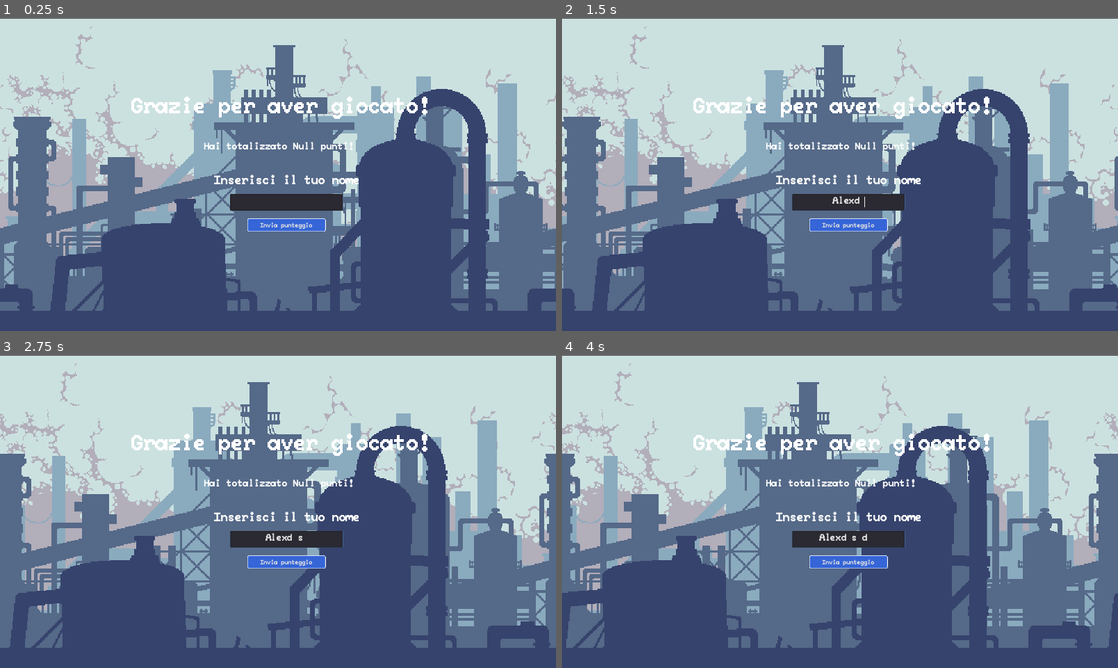
Above: before the commit, frames 1-4 (two rows, left to right).
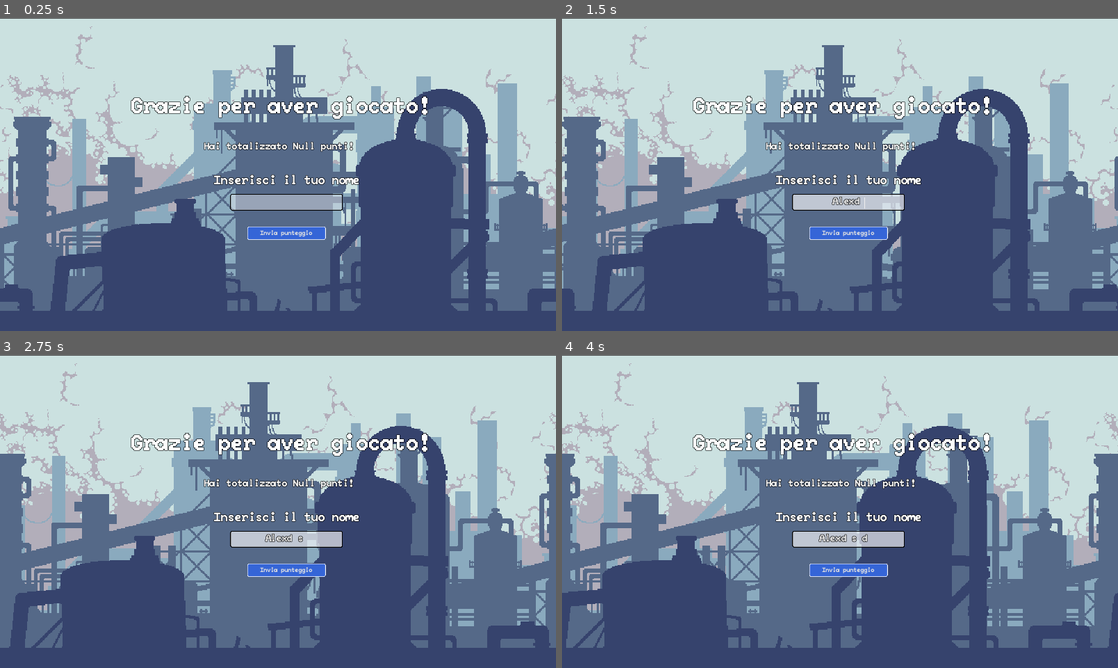
Above: after the commit, the same moments.

Repository: M4rk03/Tetris_JobOrienta
Game: Godot game, scene res://scenes/GameOver.tscn
Two runs of this game, one before a commit and one after it. Both use one fixed random seed, a clock stepped at 60 frames per second and the inputs below. This scene is started directly instead of the project's main scene.
Inputs (mouse positions are in pixels of both pictures, inside the frame that each line leads up to):
- Up to frame 1 (0.25 s): no input
- Up to frame 2 (1.5 s): click (851, 202) at 0.52 s; type "Alex" at 0.6 s; hold D (right_move) from 1.28 s (still down); tap Space (rotate) at 1.35 s
- Up to frame 3 (2.75 s): release D (right_move) at 2.03 s; hold S (down_move) from 2.03 s (still down); tap Space (rotate) at 2.1 s
- Up to frame 4 (4 s): release S (down_move) at 2.78 s; hold D (right_move) from 2.78 s (still down); tap Space (rotate) at 2.85, 3.6 s

The runs differ from the first frame. In frame 1, 3.0% of the frame differs, in the area x 23-77%, y 24-71%; in frame 2, 3.0%; in frame 3, 3.0%; in frame 4, 3.0%.
Error in both runs: Invalid get index 'score' (on base: 'Nil'). (res://scripts/scene_switcher.gd:10)

Commit message:
Modify GameOver.tscn

Diff:
--- a/file_data.json
+++ b/file_data.json
@@ -1,7 +1,5 @@
 {
 "3929088184": {"name":"Lorenzo","score":7210}
 ,
-"3929088185": {"name":"ops","score":69600}
-,
 "3929088186": {"name":"Marco","score":3400}
 }
--- a/scenes/CreditsPage.tscn
+++ b/scenes/CreditsPage.tscn
@@ -12,6 +12,8 @@
 
 [sub_resource type="DynamicFont" id=2]
 size = 32
+outline_size = 1
+outline_color = Color( 0, 0, 0, 1 )
 font_data = ExtResource( 2 )
 
 [node name="CreditsPage" type="CanvasLayer"]
@@ -47,7 +49,7 @@
 margin_right = 400.0
 margin_bottom = 35.5
 custom_fonts/font = SubResource( 2 )
-text = "Game made by Lorenzo Carta, Filippo Caneo e Marco Ferrarese"
+text = "Game made by Lorenzo Carta, Filippo Caneo and Marco Ferrarese"
 align = 1
 autowrap = true
 
--- a/scenes/GameOver.tscn
+++ b/scenes/GameOver.tscn
@@ -6,15 +6,47 @@
 
 [sub_resource type="DynamicFont" id=1]
 size = 56
+outline_size = 1
+outline_color = Color( 0, 0, 0, 1 )
 font_data = ExtResource( 2 )
 
 [sub_resource type="DynamicFont" id=5]
 size = 24
+outline_size = 1
+outline_color = Color( 0, 0, 0, 1 )
 font_data = ExtResource( 2 )
 
 [sub_resource type="DynamicFont" id=3]
 size = 32
+outline_size = 1
+outline_color = Color( 0, 0, 0, 1 )
 font_data = ExtResource( 2 )
+
+[sub_resource type="StyleBoxFlat" id=9]
+content_margin_top = 6.0
+bg_color = Color( 1, 1, 1, 0.392157 )
+border_width_left = 2
+border_width_top = 2
+border_width_right = 2
+border_width_bottom = 2
+border_color = Color( 0, 0, 0, 1 )
+corner_radius_top_left = 4
+corner_radius_top_right = 4
+corner_radius_bottom_right = 4
+corner_radius_bottom_left = 4
+
+[sub_resource type="StyleBoxFlat" id=10]
+content_margin_top = 6.0
+bg_color = Color( 1, 1, 1, 0.392157 )
+border_width_left = 2
+border_width_top = 2
+border_width_right = 2
+border_width_bottom = 2
+border_color = Color( 0, 0, 0, 1 )
+corner_radius_top_left = 4
+corner_radius_top_right = 4
+corner_radius_bottom_right = 4
+corner_radius_bottom_left = 4
 
 [sub_resource type="DynamicFont" id=4]
 font_data = ExtResource( 2 )
@@ -99,13 +131,15 @@
 margin_right = 458.0
 margin_bottom = 88.0
 custom_fonts/font = SubResource( 5 )
+custom_styles/focus = SubResource( 9 )
+custom_styles/normal = SubResource( 10 )
 align = 1
 
 [node name="SendResult" type="Button" parent="ResultStore"]
 margin_left = 224.0
-margin_top = 108.0
+margin_top = 128.0
 margin_right = 416.0
-margin_bottom = 140.0
+margin_bottom = 160.0
 custom_fonts/font = SubResource( 4 )
 custom_styles/hover = SubResource( 6 )
 custom_styles/pressed = SubResource( 7 )
Not shown: 1 places in scenes/GameOver.tscn that only renumber resources
